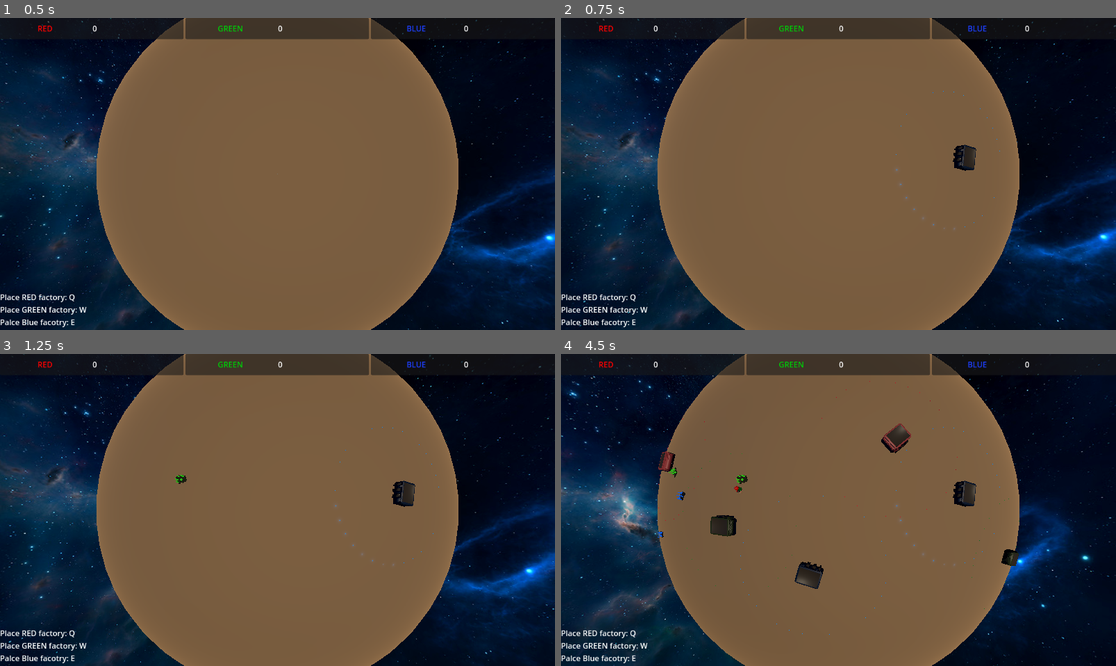
Above: before the commit, frames 1-4 (two rows, left to right).
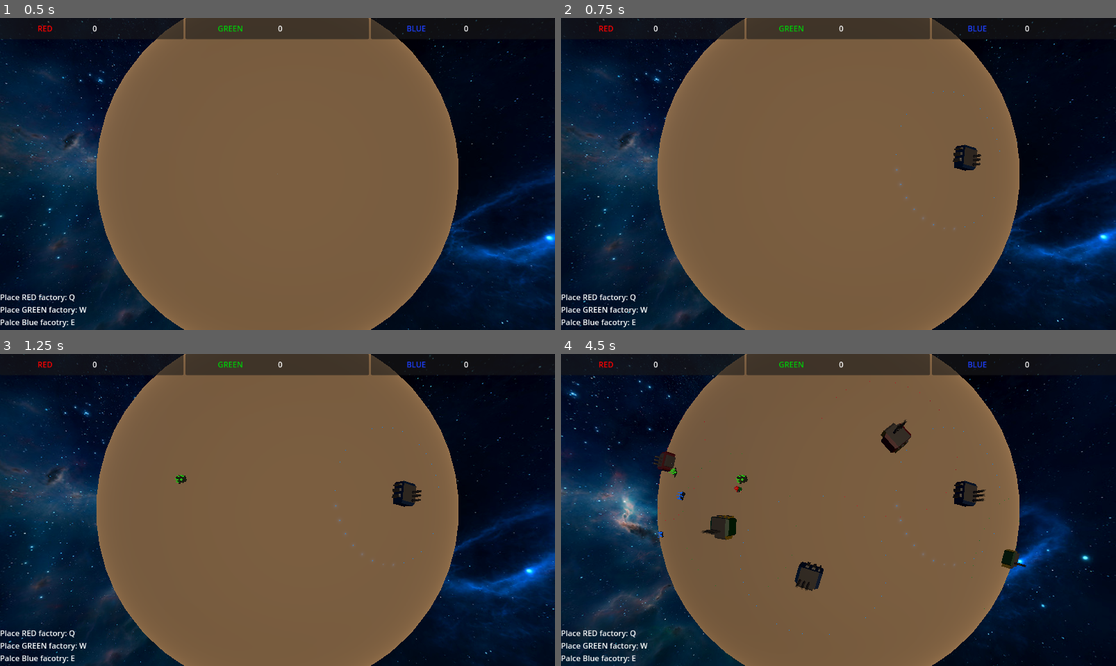
Above: after the commit, the same moments.

Repository: ShadowCurse/gmtk_2024
Game: Godot game, scene res://solar_system.tscn
The game is run twice, just before and just after one commit, with the same random seed, the same clock (stepped at 60 frames per second) and the same inputs.
Inputs (mouse positions are in pixels of both pictures, inside the frame that each line leads up to):
- Up to frame 1 (0.5 s): no input
- Up to frame 2 (0.75 s): move the mouse to (960, 158) at 0.52 s; hold Right (ui_right) from 0.53 s (still down); tap E (place_hub_blue) at 0.6 s; click (960, 158) at 0.67 s
- Up to frame 3 (1.25 s): keep holding Right (ui_right)
- Up to frame 4 (4.5 s): move the mouse to (727, 525) at 1.27 s; release Right (ui_right) at 1.28 s; hold Down (ui_down) 1.28-2.03 s; tap one key every 0.75 s from 1.35 s: W (place_hub_green) Q (place_hub_red) E (place_hub_blue) W (place_hub_green) Q (place_hub_red); move the mouse to (894, 441) at 2.02 s; hold Right (ui_right) 2.03-2.78 s; move the mouse to (810, 572) at 2.77 s; hold Up (ui_up) 2.78-3.53 s; click (810, 572) at 2.92 s; move the mouse to (1005, 556) at 3.52 s; hold Left (ui_left) from 3.53 s (still down); move the mouse to (672, 463) at 4.27 s

Frame 1 is identical in both runs. In frame 2, 0.1% of the frame differs, in the area x 70-76%, y 40-49%; in frame 3, 0.1%; in frame 4, 0.8%, in the area x 16-84%, y 20-76%.

Commit message:
update hub assets

Diff:
--- a/hub.gd
+++ b/hub.gd
@@ -12,14 +12,9 @@
 
 @export var type: ResourcePoint.Type = ResourcePoint.Type.Red
 
-@onready var hub_blue_lvl_1 = $hub_blue_lvl1
-@onready var hub_blue_lvl_2 = $hub_blue_lvl2
+
 @onready var hub_blue_lvl_3 = $hub_blue_lvl3
-@onready var hub_green_lvl_1 = $hub_green_lvl1
-@onready var hub_green_lvl_2 = $hub_green_lvl2
 @onready var hub_green_lvl_3 = $hub_green_lvl3
-@onready var hub_red_lvl_1 = $hub_red_lvl1
-@onready var hub_red_lvl_2 = $hub_red_lvl2
 @onready var hub_red_lvl_3 = $hub_red_lvl3
 
 class ResourceInfo:
@@ -32,9 +27,9 @@
 
 func _ready():
     match self.type:
-        ResourcePoint.Type.Red: self.hub_red_lvl_1.visible = true
-        ResourcePoint.Type.Green: self.hub_green_lvl_1.visible = true
-        ResourcePoint.Type.Blue: self.hub_blue_lvl_1.visible = true
+        ResourcePoint.Type.Red: self.hub_red_lvl_3.visible = true
+        ResourcePoint.Type.Green: self.hub_green_lvl_3.visible = true
+        ResourcePoint.Type.Blue: self.hub_blue_lvl_3.visible = true
 
     self.create_border()
     self.update_workers()
--- a/hub.tscn
+++ b/hub.tscn
@@ -1,23 +1,42 @@
-[gd_scene load_steps=16 format=3 uid="uid://c1c8vwy6pw21f"]
+[gd_scene load_steps=15 format=3 uid="uid://c1c8vwy6pw21f"]
 
 [ext_resource type="Script" path="res://hub.gd" id="1_5l4hg"]
 [ext_resource type="PackedScene" uid="uid://cckrf2qbeium6" path="res://worker.tscn" id="2_3bq5y"]
 [ext_resource type="PackedScene" uid="uid://dlret3kv42ew5" path="res://hub_red_border.tscn" id="3_x44u2"]
-[ext_resource type="PackedScene" uid="uid://dmfovwtlwe61w" path="res://assets/hub_blue_lvl1.glb" id="4_jyrmp"]
 [ext_resource type="PackedScene" uid="uid://da4ehu7ru7mpb" path="res://hub_green_border.tscn" id="4_ow3bj"]
 [ext_resource type="PackedScene" uid="uid://55aovev8pnbn" path="res://hub_blue_border.tscn" id="5_81c1m"]
-[ext_resource type="PackedScene" uid="uid://bhsote7n2yvmv" path="res://assets/hub_blue_lvl2.glb" id="5_wey62"]
 [ext_resource type="PackedScene" uid="uid://ddw3v78y3sjbn" path="res://assets/hub_blue_lvl3.glb" id="6_xc8db"]
-[ext_resource type="PackedScene" uid="uid://j204lfd5q2gm" path="res://assets/hub_green_lvl1.glb" id="7_tvoou"]
-[ext_resource type="PackedScene" uid="uid://c6x3uq3ijdk3i" path="res://assets/hub_green_lvl2.glb" id="8_olgkt"]
 [ext_resource type="PackedScene" uid="uid://rsn8dobf5koc" path="res://assets/hub_green_lvl3.glb" id="9_lycr0"]
-[ext_resource type="PackedScene" uid="uid://c8h16j61tgnbf" path="res://assets/hub_red_lvl1.glb" id="10_wv5ii"]
-[ext_resource type="PackedScene" uid="uid://b86qbix61a8pn" path="res://assets/hub_red_lvl2.glb" id="11_vrqs7"]
 [ext_resource type="PackedScene" uid="uid://c6hyjkyffl28" path="res://assets/hub_red_lvl3.glb" id="12_t1wcr"]
 
 [sub_resource type="CylinderShape3D" id="CylinderShape3D_a6hrk"]
 height = 3.35499
 radius = 4.69085
+
+[sub_resource type="Curve" id="Curve_3rv7o"]
+_data = [Vector2(0.00694445, 0.990845), 0.0, 0.0, 0, 0, Vector2(0.996528, 0.212676), 0.0, 0.0, 0, 0]
+point_count = 2
+
+[sub_resource type="CurveTexture" id="CurveTexture_x8ei5"]
+curve = SubResource("Curve_3rv7o")
+
+[sub_resource type="ParticleProcessMaterial" id="ParticleProcessMaterial_jtlqy"]
+direction = Vector3(0, 1, 0)
+spread = 29.051
+initial_velocity_min = 1.0
+initial_velocity_max = 1.0
+gravity = Vector3(0, 2, 0)
+color = Color(0, 0, 0, 1)
+alpha_curve = SubResource("CurveTexture_x8ei5")
+
+[sub_resource type="StandardMaterial3D" id="StandardMaterial3D_dytwb"]
+transparency = 1
+vertex_color_use_as_albedo = true
+
+[sub_resource type="SphereMesh" id="SphereMesh_qddfv"]
+material = SubResource("StandardMaterial3D_dytwb")
+radius = 0.1
+height = 0.5
 
 [node name="hub" type="StaticBody3D"]
 transform = Transform3D(0.75, 0, 0, 0, 0.75, 0, 0, 0, 0.75, 0, 0, 0)
@@ -33,29 +52,35 @@
 transform = Transform3D(1, 0, 0, 0, 1, 0, 0, 0, 1, 0, 1.92518, 0)
 shape = SubResource("CylinderShape3D_a6hrk")
 
-[node name="hub_blue_lvl1" parent="." instance=ExtResource("4_jyrmp")]
-visible = false
-
-[node name="hub_blue_lvl2" parent="." instance=ExtResource("5_wey62")]
-visible = false
-
 [node name="hub_blue_lvl3" parent="." instance=ExtResource("6_xc8db")]
-visible = false
-
-[node name="hub_green_lvl1" parent="." instance=ExtResource("7_tvoou")]
-visible = false
-
-[node name="hub_green_lvl2" parent="." instance=ExtResource("8_olgkt")]
 visible = false
 
 [node name="hub_green_lvl3" parent="." instance=ExtResource("9_lycr0")]
 visible = false
 
-[node name="hub_red_lvl1" parent="." instance=ExtResource("10_wv5ii")]
+[node name="hub_red_lvl3" parent="." instance=ExtResource("12_t1wcr")]
 visible = false
 
-[node name="hub_red_lvl2" parent="." instance=ExtResource("11_vrqs7")]
-visible = false
+[node name="GPUParticles3D" type="GPUParticles3D" parent="."]
+transform = Transform3D(1, 0, 0, 0, 1, 0, 0, 0, 1, 0.742212, 5.84427, -1.50222)
+amount = 100
+local_coords = true
+trail_lifetime = 3.74
+process_material = SubResource("ParticleProcessMaterial_jtlqy")
+draw_pass_1 = SubResource("SphereMesh_qddfv")
 
-[node name="hub_red_lvl3" parent="." instance=ExtResource("12_t1wcr")]
-visible = false
+[node name="GPUParticles3D2" type="GPUParticles3D" parent="."]
+transform = Transform3D(1, 0, 0, 0, 1, 0, 0, 0, 1, -0.697204, 5.84427, -1.50222)
+amount = 100
+local_coords = true
+trail_lifetime = 3.74
+process_material = SubResource("ParticleProcessMaterial_jtlqy")
+draw_pass_1 = SubResource("SphereMesh_qddfv")
+
+[node name="GPUParticles3D3" type="GPUParticles3D" parent="."]
+transform = Transform3D(1, 0, 0, 0, 1, 0, 0, 0, 1, 2.33379, 5.84427, -1.50222)
+amount = 100
+local_coords = true
+trail_lifetime = 3.74
+process_material = SubResource("ParticleProcessMaterial_jtlqy")
+draw_pass_1 = SubResource("SphereMesh_qddfv")
Binary file changed: assets/hub_blue_lvl3.glb
Binary file changed: assets/hub_green_lvl3.glb
Binary file changed: assets/hub_red_lvl3.glb
